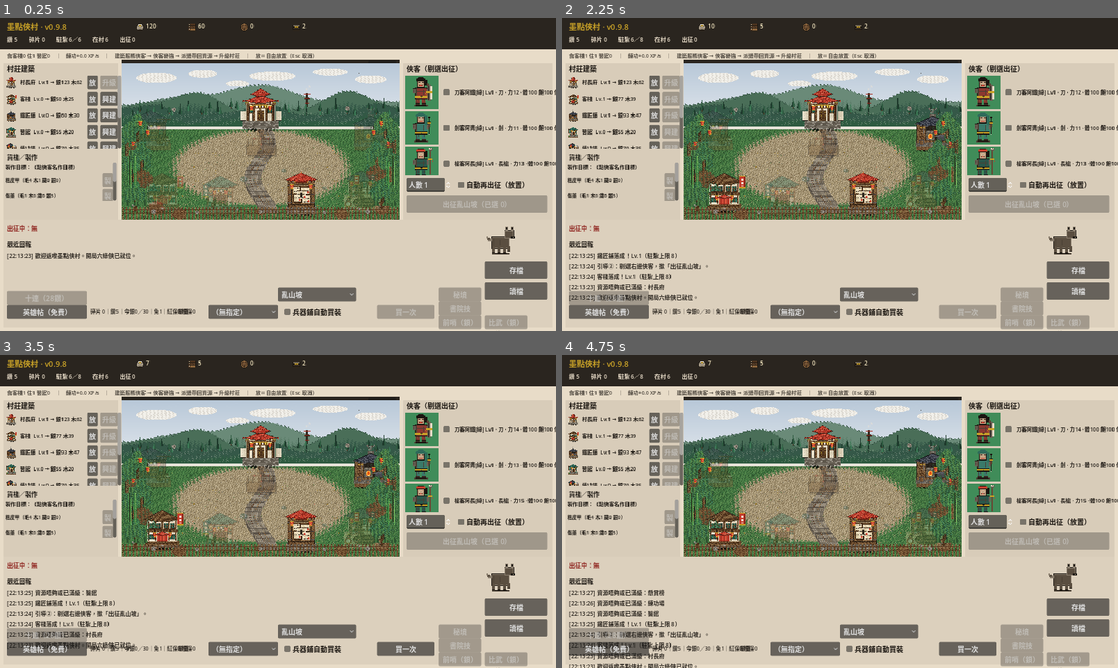
Above: before the commit, frames 1-4 (two rows, left to right).
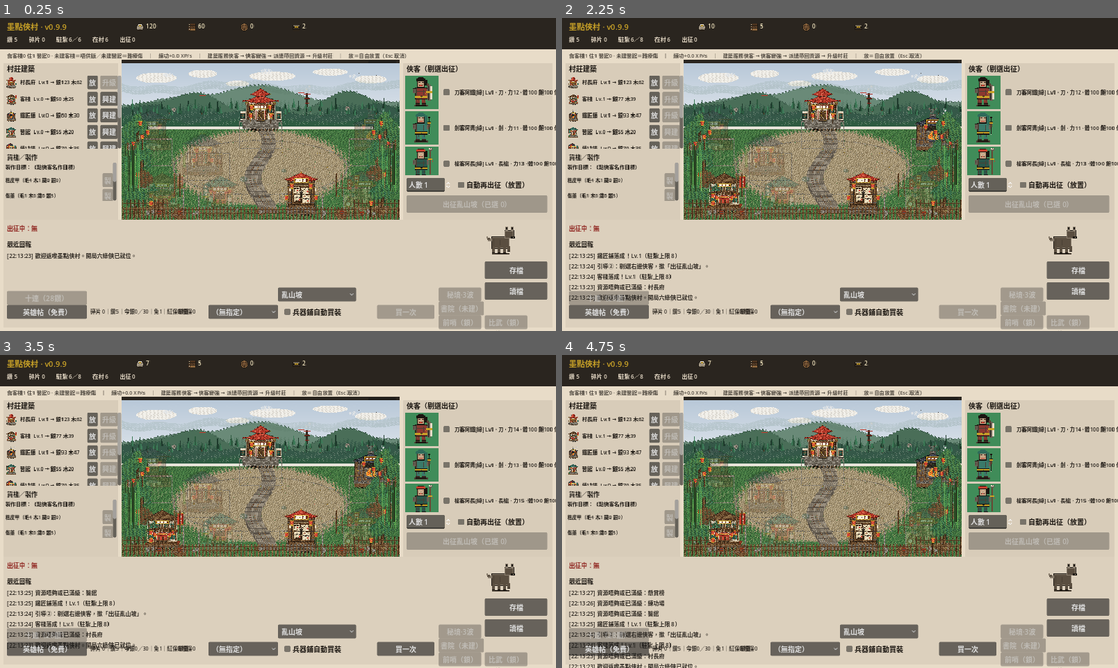
Above: after the commit, the same moments.

Repository: lnaltv3v/modian-xiacun
Game: Godot game, scene res://scenes/main/main.tscn
Two runs of this game, one before a commit and one after it. Both use one fixed random seed, a clock stepped at 60 frames per second and the inputs below.
Inputs (mouse positions are in pixels of both pictures, inside the frame that each line leads up to):
- Up to frame 1 (0.25 s): no input
- Up to frame 2 (2.25 s): click (823, 108) at 0.5 s; click (723, 190) at 1.25 s; click (934, 127) at 2 s
- Up to frame 3 (3.5 s): click (222, 530) at 2.75 s
- Up to frame 4 (4.75 s): click (928, 527) at 3.5 s; click (862, 530) at 4.25 s

The runs differ from the first frame. In frame 1, 3.7% of the frame differs, in the area x 1-87%, y 2-96%; in frame 2, 3.7%; in frame 3, 3.7%; in frame 4, 3.7%.

Commit message:
v0.9.9: wire academy + Pivot R4 buildings, upkeep/dungeon/outpost UI
- academy.png 160 in layout (pivot_r4, spaced 280,320); all 8 buildings denser
- village tiles R4; backups _prev_pivot_r2/_r3; gen_pivot_r3/r4
- HUD: UpkeepSystem.describe_status + hero success tags; dungeon/outpost wave labels
- docs/NEXT.md EHT gap audit; smoke_v099; Desktop OpenGL smoke OK

Diff:
--- a/data/buildings/layout.json
+++ b/data/buildings/layout.json
@@ -85,6 +85,14 @@
       "z": 6,
       "blit_x": 20,
       "blit_y": 147
+    },
+    {
+      "id": "academy",
+      "cx": 280,
+      "cy": 320,
+      "z": 6,
+      "blit_x": 200,
+      "blit_y": 232
     }
   ],
   "icon_size": {
@@ -92,12 +100,12 @@
     "h": 160
   },
   "placement_mode": "player_free",
-  "note": "buildings[] 預設拉開錨點（對齊 Pivot R2 spaced 預覽腳底錨換算）；正式位置存 GameState.building_placements（玩家拖放）。中央大片可建空地。academy 留待下一輪。",
+  "note": "buildings[] 預設拉開錨點（Pivot R4＝R3 spaced＋academy 280,320＋全棟加厚）；正式位置存 GameState.building_placements。中央大片可建空地。",
   "buildable_rect": {
     "x": 100,
     "y": 160,
     "w": 760,
     "h": 360
   },
-  "art_revision": "pivot_r2"
+  "art_revision": "pivot_r4"
 }
--- /dev/null
+++ b/scenes/dev/smoke_v099.tscn
@@ -0,0 +1,6 @@
+[gd_scene load_steps=2 format=3]
+
+[ext_resource type="Script" path="res://scripts/dev/smoke_v099.gd" id="1"]
+
+[node name="SmokeV099" type="Node"]
+script = ExtResource("1")
--- a/scenes/main/main.gd
+++ b/scenes/main/main.gd
@@ -1,5 +1,5 @@
 extends Control
-## 墨點俠村 v0.9.8 — 橙／紫 Pivot 高密度＋attack 接入
+## 墨點俠村 v0.9.9 — academy Pivot R4＋食住醫／秘境前哨 UI 釐清（橙紫 art 見 v0.9.8）
 
 const VillageScene := preload("res://scenes/village/village.tscn")
 const HuntResultScene := preload("res://scenes/combat/hunt_result.tscn")
@@ -92,7 +92,7 @@
 	add_child(_gacha_flash)
 
 	if title_label:
-		title_label.text = "墨點俠村 · v0.9.8"
+		title_label.text = "墨點俠村 · v0.9.9"
 
 	_setup_resource_icons()
 	_setup_monster_reserve()
@@ -290,7 +290,9 @@
 	var pas_txt: String = (" ·技%s" % pas) if pas != "" else ""
 	var rar: String = str(h.get("rarity", ""))
 	var rar_txt: String = ("[%s]" % rar) if rar != "" else ""
-	return "%s%s Lv%d · %s · 力%d%s%s · 體%.0f 飽%.0f 傷%.0f · XP%.0f/%d · %s" % [
+	var cond: String = UpkeepSystem.hero_condition_label(h)
+	var cond_txt: String = (" ·%s" % cond) if cond != "" else ""
+	return "%s%s Lv%d · %s · 力%d%s%s · 體%.0f 飽%.0f 傷%.0f%s · XP%.0f/%d · %s" % [
 		str(h.get("name", "")),
 		rar_txt,
 		int(h.get("level", 1)),
@@ -301,6 +303,7 @@
 		float(h.get("stamina", 0)),
 		float(h.get("satiety", 0)),
 		float(h.get("injury", 0)),
+		cond_txt,
 		float(h.get("xp", 0)),
 		int(h.get("xp_to_next", TrainingSystem.xp_to_next(int(h.get("level", 1))))),
 		st_cn,
@@ -404,10 +407,16 @@
 	]
 	hud_label.clip_text = false
 	_refresh_gacha_shop()
-	status_label.text = "%s　｜　練功+%.1f XP/s　｜　%s　｜　放＝自由放置（Esc 取消）" % [
-		UpkeepSystem.describe_rates(),
+	var sel_ids: Array = _selected_ids(99)
+	var party_txt := ""
+	if sel_ids.size() > 0:
+		var pch: float = UpkeepSystem.party_success_chance(sel_ids)
+		party_txt = "　｜　已選成功率 %d%%" % int(round(pch * 100.0))
+	status_label.text = "%s　｜　練功+%.1f XP/s　｜　%s%s　｜　放＝自由放置（Esc 取消）" % [
+		UpkeepSystem.describe_status(),
 		TrainingSystem.xp_per_sec(),
 		ResourceLoop.describe_loop(),
+		party_txt,
 	]
 	for hid in _hero_rows.keys():
 		var hero: Dictionary = HeroSystem.get_hero(str(hid))
@@ -628,7 +637,7 @@
 		3:
 			tutorial_label.text = "③ 等下方倒數完 → 俠客回村，收銀／毛皮。"
 		4:
-			tutorial_label.text = "④ 撳「英雄帖」抽一次，或興建／升級／放置另一座建築。"
+			tutorial_label.text = "④ 撳「英雄帖」抽一次，或興建醫館／貨棧／書院；之後可試秘境／前哨。"
 		_:
 			tutorial_label.text = "新手引導"
 
@@ -771,22 +780,39 @@
 	if btn_dungeon == null:
 		return
 	var n: int = _selected_ids(99).size()
-	var chk: Dictionary = DungeonSystem.can_enter(_selected_ids(DungeonSystem.max_party())) if n > 0 else {"ok": false, "reason": "剔選最多5俠"}
-	if n < 1:
+	var waves_n: int = 3
+	var ddef: Dictionary = DungeonSystem.dungeon_def()
+	if not ddef.is_empty():
+		waves_n = maxi(1, (ddef.get("waves", []) as Array).size())
+	var chk: Dictionary = DungeonSystem.can_enter(_selected_ids(DungeonSystem.max_party())) if n > 0 else {"ok": false, "reason": "剔選 1～%d 俠入秘境（%d 波）" % [DungeonSystem.max_party(), waves_n]}
+	if GameState.dungeon_busy:
 		btn_dungeon.disabled = true
-		btn_dungeon.text = "秘境"
-		btn_dungeon.tooltip_text = "剔選 1～5 名在村俠客入亂山秘境"
+		btn_dungeon.text = "秘境進行中"
+		btn_dungeon.tooltip_text = "三波自動戰鬥未完"
+	elif n < 1:
+		btn_dungeon.disabled = true
+		btn_dungeon.text = "秘境·%d波" % waves_n
+		btn_dungeon.tooltip_text = "剔選 1～%d 名在村俠客 → 亂山秘境（%d 波自動戰鬥）" % [DungeonSystem.max_party(), waves_n]
 	elif n > DungeonSystem.max_party():
 		btn_dungeon.disabled = true
-		btn_dungeon.text = "秘境（最多5）"
-		btn_dungeon.tooltip_text = "最多 5 俠"
-	else:
-		btn_dungeon.disabled = not bool(chk.get("ok", false)) or GameState.dungeon_busy
-		btn_dungeon.text = "秘境（%d）" % n
-		btn_dungeon.tooltip_text = str(chk.get("reason", "三波自動戰鬥"))
+		btn_dungeon.text = "秘境（最多%d）" % DungeonSystem.max_party()
+		btn_dungeon.tooltip_text = "最多 %d 俠" % DungeonSystem.max_party()
+	else:
+		btn_dungeon.disabled = not bool(chk.get("ok", false))
+		btn_dungeon.text = "秘境·%d波（%d）" % [waves_n, n] if bool(chk.get("ok", false)) else "秘境（未可）"
+		var tip: String = str(chk.get("reason", ""))
+		if tip == "":
+			tip = "亂山秘境 · %d 波自動戰鬥" % waves_n
+		btn_dungeon.tooltip_text = tip
 	if btn_academy:
+		var alv: int = BuildingSystem.building_level("academy")
 		btn_academy.disabled = not AcademySystem.academy_ready()
-		btn_academy.tooltip_text = "揀一名俠客後授被動技" if AcademySystem.academy_ready() else "先興建師門書院"
+		if AcademySystem.academy_ready():
+			btn_academy.text = "書院 Lv%d" % maxi(1, alv)
+			btn_academy.tooltip_text = "剔選一名俠客 → 授／輪換被動技"
+		else:
+			btn_academy.text = "書院（未建）"
+			btn_academy.tooltip_text = "左邊興建「師門書院」後可授被動技"
 
 func _on_dungeon_pressed() -> void:
 	var ids: Array = _selected_ids(DungeonSystem.max_party())
@@ -881,20 +907,34 @@
 	if btn_outpost == null:
 		return
 	var n: int = _selected_ids(99).size()
+	var wn: int = _OutpostScript.wave_count()
+	var need_m: int = 2
+	var need_b: int = 2
+	var odef: Dictionary = _OutpostScript.def()
+	if not odef.is_empty():
+		need_m = int(odef.get("unlock_manor_level", 2))
+		need_b = int(odef.get("unlock_bounty_level", 2))
+	var cur_m: int = BuildingSystem.building_level("manor")
+	var cur_b: int = BuildingSystem.building_level("bounty")
 	if not _OutpostScript.is_unlocked():
 		btn_outpost.disabled = true
 		btn_outpost.text = "前哨（鎖）"
-		btn_outpost.tooltip_text = "村長府＋懸賞榜達 Lv.2"
+		btn_outpost.tooltip_text = "解鎖：村長府 Lv.%d（而家%d）＋懸賞榜 Lv.%d（而家%d）→ 守 %d 波" % [
+			need_m, cur_m, need_b, cur_b, wn
+		]
 		return
 	if n < 1:
 		btn_outpost.disabled = true
-		btn_outpost.text = "前哨"
-		btn_outpost.tooltip_text = "剔選在村俠客守三波山賊／獸潮"
+		btn_outpost.text = "前哨·%d波" % wn
+		btn_outpost.tooltip_text = "剔選在村俠客守點（%d 波山賊／獸潮自動戰鬥）" % wn
 	else:
 		var chk: Dictionary = _OutpostScript.can_defend(_selected_ids(6))
 		btn_outpost.disabled = not bool(chk.get("ok", false))
-		btn_outpost.text = "前哨（%d）" % n
-		btn_outpost.tooltip_text = str(chk.get("reason", "三波山賊／獸潮"))
+		btn_outpost.text = "前哨·%d波（%d）" % [wn, n] if bool(chk.get("ok", false)) else "前哨（未可）"
+		var tip2: String = str(chk.get("reason", ""))
+		if tip2 == "":
+			tip2 = "前哨防衛 · %d 波" % wn
+		btn_outpost.tooltip_text = tip2
 
 func _refresh_arena_btn() -> void:
 	if btn_arena == null:
--- /dev/null
+++ b/scripts/dev/smoke_v099.gd
@@ -0,0 +1,94 @@
+extends Node
+## headless 煙測 v0.9.9：academy 160＋pivot_r4＋食住醫／秘境前哨文案；橙紫 attack 沿用 v0.9.8
+## godot --headless --path . res://scenes/dev/smoke_v099.tscn
+
+func _ready() -> void:
+	call_deferred("_run")
+
+func _run() -> void:
+	var ok := true
+	var errors: PackedStringArray = PackedStringArray()
+
+	SaveManager.clear_save()
+	GameState._load_starter_data()
+
+	var core := ["manor", "inn", "forge", "clinic", "training", "bounty", "warehouse", "academy"]
+	for bid in core:
+		var bpath: String = ArtPaths.building_icon(bid)
+		if not ArtPaths.exists(bpath):
+			ok = false
+			errors.append("missing building %s" % bpath)
+			continue
+		var btex: Texture2D = ArtPaths.load_tex(bpath)
+		if btex == null or btex.get_width() < 160 or btex.get_height() < 160:
+			ok = false
+			errors.append("%s icon want >=160 got %s" % [bid, str(btex.get_width() if btex else 0)])
+
+	var layout_txt := FileAccess.get_file_as_string("res://data/buildings/layout.json")
+	if not layout_txt.contains("pivot_r4"):
+		ok = false
+		errors.append("layout art_revision not pivot_r4")
+	if not layout_txt.contains("\"id\": \"academy\""):
+		ok = false
+		errors.append("layout missing academy")
+
+	var academy: Vector2 = GameState.get_building_pos("academy")
+	if academy.x < 200.0 or academy.x > 360.0 or academy.y < 280.0 or academy.y > 380.0:
+		ok = false
+		errors.append("academy default not mid-west plateau got %s" % str(academy))
+	for bid2 in core:
+		if bid2 == "academy":
+			continue
+		var p2: Vector2 = GameState.get_building_pos(bid2)
+		if academy.distance_to(p2) < 120.0:
+			ok = false
+			errors.append("academy too close to %s (%.0f)" % [bid2, academy.distance_to(p2)])
+
+	## orange / purple attack still wired (v0.9.8)
+	if not ArtPaths.has_orange_art("pool_o_yangguo"):
+		ok = false
+		errors.append("orange art missing")
+	else:
+		var frames: SpriteFrames = ArtPaths.make_hero_frames("pool_o_yangguo")
+		if frames == null or not frames.has_animation("attack"):
+			ok = false
+			errors.append("orange attack anim missing")
+	if not ArtPaths.has_purple_art("pool_p_weixiaobao"):
+		ok = false
+		errors.append("purple art missing")
+	else:
+		var pframes: SpriteFrames = ArtPaths.make_hero_frames("pool_p_weixiaobao")
+		if pframes == null or not pframes.has_animation("attack"):
+			ok = false
+			errors.append("purple attack anim missing")
+
+	var st: String = UpkeepSystem.describe_status()
+	if st.find("食客棧") < 0:
+		ok = false
+		errors.append("describe_status missing 食客棧")
+	if BuildingSystem.building_level("inn") < 1 and st.find("未建客棧") < 0:
+		ok = false
+		errors.append("describe_status should tip missing inn")
+
+	var main_src := FileAccess.get_file_as_string("res://scenes/main/main.gd")
+	if not main_src.contains("v0.9.9"):
+		ok = false
+		errors.append("main.gd not bumped to v0.9.9")
+	if not main_src.contains("秘境·"):
+		ok = false
+		errors.append("dungeon btn wave label missing")
+	if not main_src.contains("前哨·"):
+		ok = false
+		errors.append("outpost btn wave label missing")
+	if not main_src.contains("describe_status"):
+		ok = false
+		errors.append("HUD not using describe_status")
+
+	if ok:
+		print("SMOKE_V099_OK")
+		get_tree().quit(0)
+	else:
+		print("SMOKE_V099_FAIL")
+		for e in errors:
+			print(" - ", e)
+		get_tree().quit(1)
--- a/scripts/systems/UpkeepSystem.gd
+++ b/scripts/systems/UpkeepSystem.gd
@@ -165,3 +165,37 @@
 	var manor: int = BuildingSystem.building_level("manor")
 	var lodge_lv: int = maxi(inn, 1 if manor >= 1 else 0)
 	return "食客棧%d 住%d 醫館%d" % [inn, lodge_lv, clinic]
+
+static func describe_status() -> String:
+	## HUD 用：食住醫等級＋短缺提示
+	var base: String = describe_rates()
+	var inn: int = BuildingSystem.building_level("inn")
+	var clinic: int = BuildingSystem.building_level("clinic")
+	var tips: PackedStringArray = PackedStringArray()
+	if inn < 1:
+		tips.append("未建客棧＝唔供飯")
+	if clinic < 1:
+		tips.append("未建醫館＝難療傷")
+	if GameState.silver < 5 and inn >= 1:
+		tips.append("銀緊＝食停")
+	if GameState.wood < 3 and inn >= 1:
+		tips.append("木緊＝住停")
+	if tips.is_empty():
+		return base + " · 循環正常"
+	return base + " · " + "／".join(tips)
+
+static func hero_condition_label(hero: Dictionary) -> String:
+	## 單俠狀態短標：成／危／疲
+	if hero.is_empty():
+		return ""
+	var chance: float = party_success_chance([str(hero.get("id", ""))])
+	var pct: int = int(round(chance * 100.0))
+	var sat: float = float(hero.get("satiety", 100))
+	var inj: float = float(hero.get("injury", 0))
+	var stam: float = float(hero.get("stamina", 100))
+	var tag := "穩"
+	if inj >= 35.0 or sat < 35.0 or stam < 25.0:
+		tag = "危"
+	elif inj >= 15.0 or sat < 55.0 or stam < 45.0:
+		tag = "疲"
+	return "%s%d%%" % [tag, pct]
Binary file added: assets/art/_prev_pivot_r2/buildings/academy.png
Not shown, added: assets/art/_prev_pivot_r2/buildings/academy.png.import
Binary file added: assets/art/_prev_pivot_r3/buildings/academy.png
Binary file added: assets/art/_prev_pivot_r3/buildings/bounty.png
Binary file added: assets/art/_prev_pivot_r3/buildings/clinic.png
Binary file added: assets/art/_prev_pivot_r3/buildings/forge.png
Binary file added: assets/art/_prev_pivot_r3/buildings/inn.png
Binary file added: assets/art/_prev_pivot_r3/buildings/manor.png
Binary file added: assets/art/_prev_pivot_r3/buildings/training.png
Binary file added: assets/art/_prev_pivot_r3/buildings/warehouse.png
Binary file added: assets/art/_prev_pivot_r3/tiles/village_buildings_pad.png
Binary file added: assets/art/_prev_pivot_r3/tiles/village_composed.png
(and 32 more such lines)
